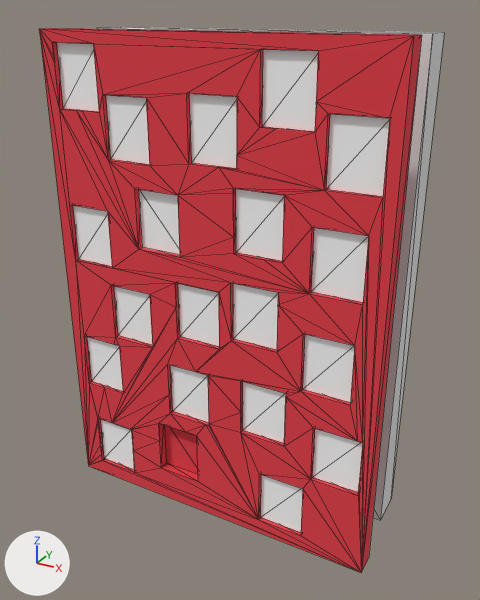
What one commit did to the glTF model images/Calendar.glb.
One viewpoint serves both versions: a 50 mm lens placed at (4.77, -7.88, 4.06), pointed at (0.18, 0.45, -0.1). Lighting does not change. The marker at lower left points along +X, +Y and +Z. Mesh edges are drawn as thin lines. Where no turn or scale is listed for an object, it has been applied to the vertices.
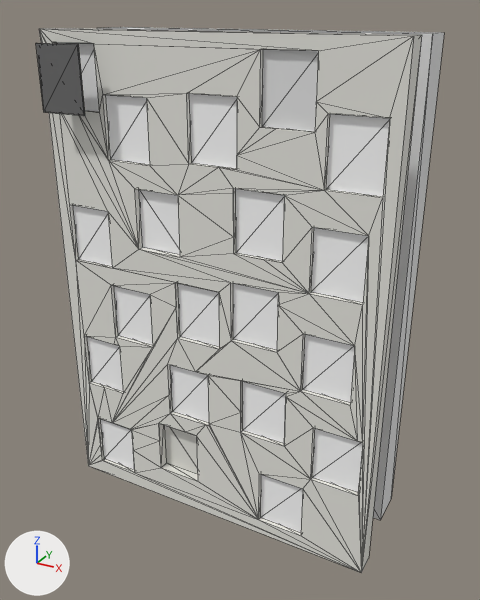
Boxes (x1, y1, x2, y2) around the edits, measured in the pictures (480 x 600 px):
'Calendar', recoloured (red to white)
    both: (39, 28, 422, 573)
'Door.001', moved (not visible before)
    after: (36, 43, 85, 116)

What changed in the scene script:
```text
Change mat_material_004:
    mat_material_004.base_color: (0.8, 0.0469, 0.0666) -> (0.8, 0.793, 0.741)  # red #e73d49 -> white #e7e6df
Change ob_door_001:
    ob_door_001.location: (-2.04, 0.03, 3.16) -> (-2.04, -0.7, 3.16)
```
